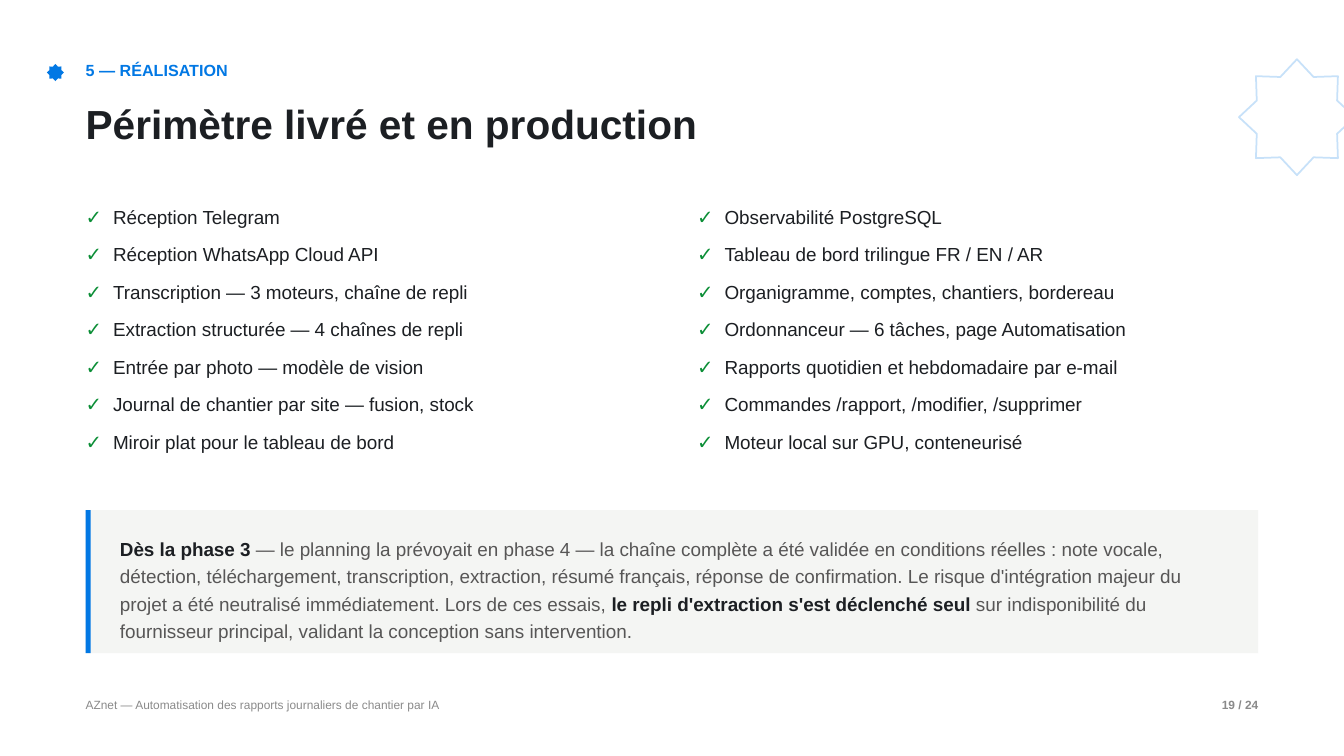
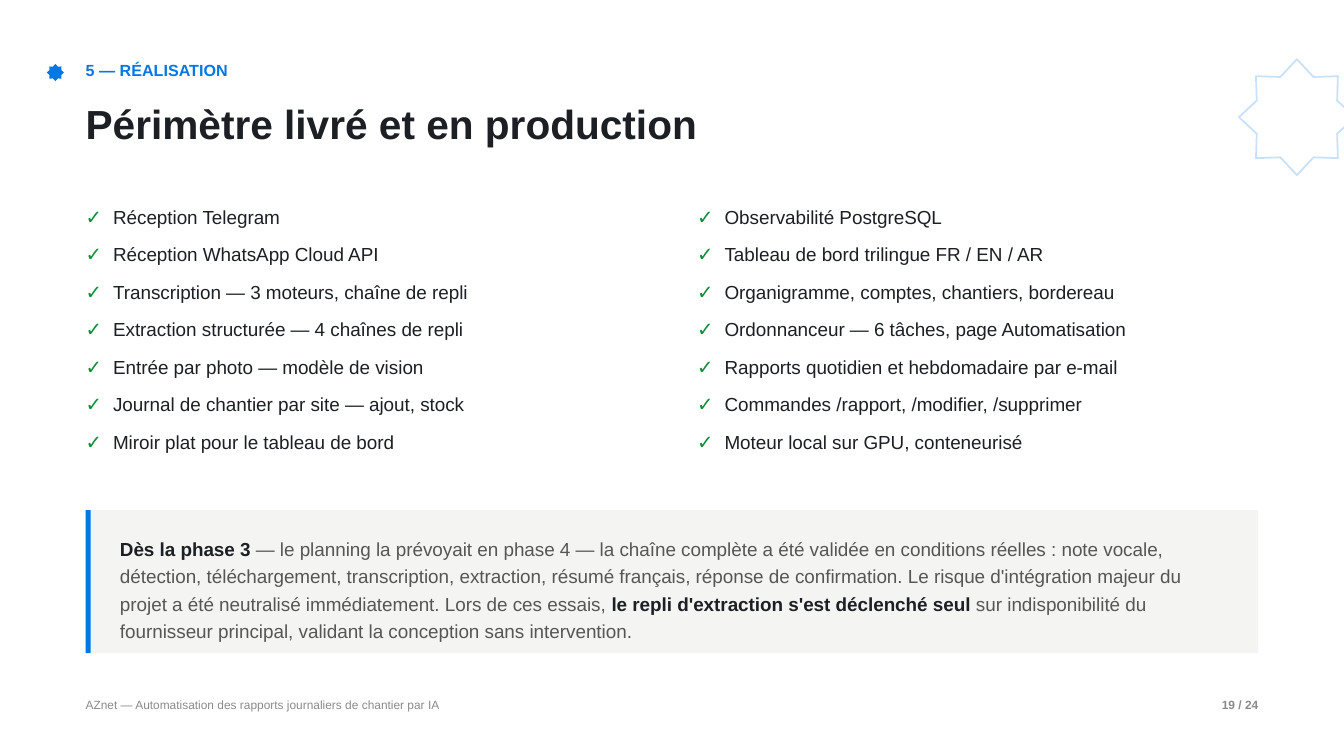
Before and after one commit to yassine808/PFE-aznet, a slide deck: slide 19 of Pres+report/Soutenance-PFE.pptx. Drawn at 1344x756 pixels with LibreOffice and Linux fonts; fonts in the diff are those of the drawing. Boxes give left, top, right and bottom in pixels: in the first picture for what was removed or moved away, otherwise in the second. Text is boxed around its words. In the diff, an @@ line names an element or a change of style, - is before the commit and + after.

```diff
--- a/Pres+report/Soutenance-PFE.pptx
+++ b/Pres+report/Soutenance-PFE.pptx
@@ text at (113,397,464,415): text changed @@
-✓ Journal de chantier par site — fusion, stock
+✓ Journal de chantier par site — ajout, stock
```
Also in this commit, not shown: 4 other slides changed, 6 other files.
